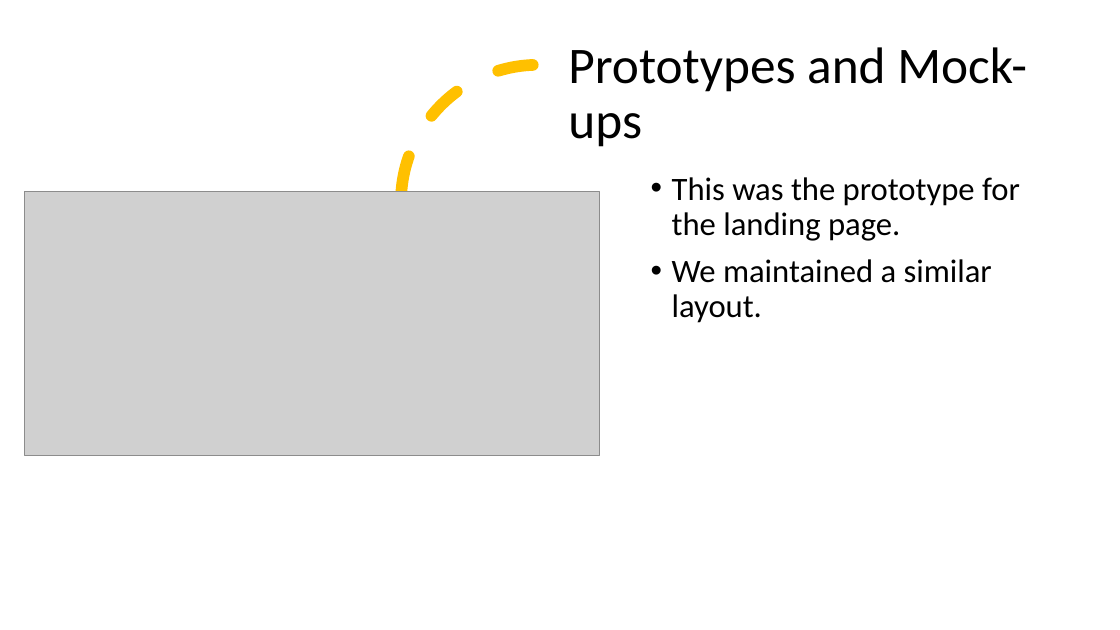
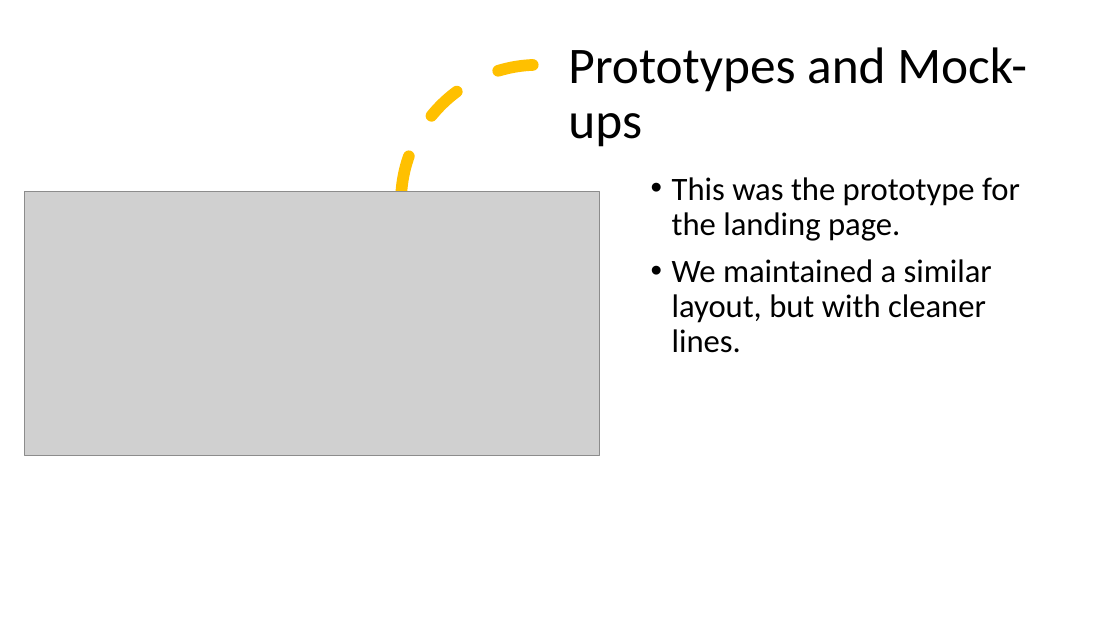
Before and after one commit to joelmichaelavery/Moffat-Bay, a slide deck: slide 8 of CSD460 CAPSTONE PRESENTATION.pptx. Drawn at 1120x630 pixels with LibreOffice and Linux fonts; fonts in the diff are those of the drawing; grey boxes stand for pictures. Boxes give left, top, right and bottom in pixels: in the first picture for what was removed or moved away, otherwise in the second. Text is boxed around its words. In the diff, an @@ line names an element or a change of style, - is before the commit and + after.

```diff
--- a/CSD460 CAPSTONE PRESENTATION.pptx
+++ b/CSD460 CAPSTONE PRESENTATION.pptx
@@ text at (672,259,992,353): text changed @@
-• We maintained a similar layout.
+• We maintained a similar layout, but with cleaner lines.
```
Also in this commit, not shown: 6 other slides changed, 1 slide added, 1 slide removed.
